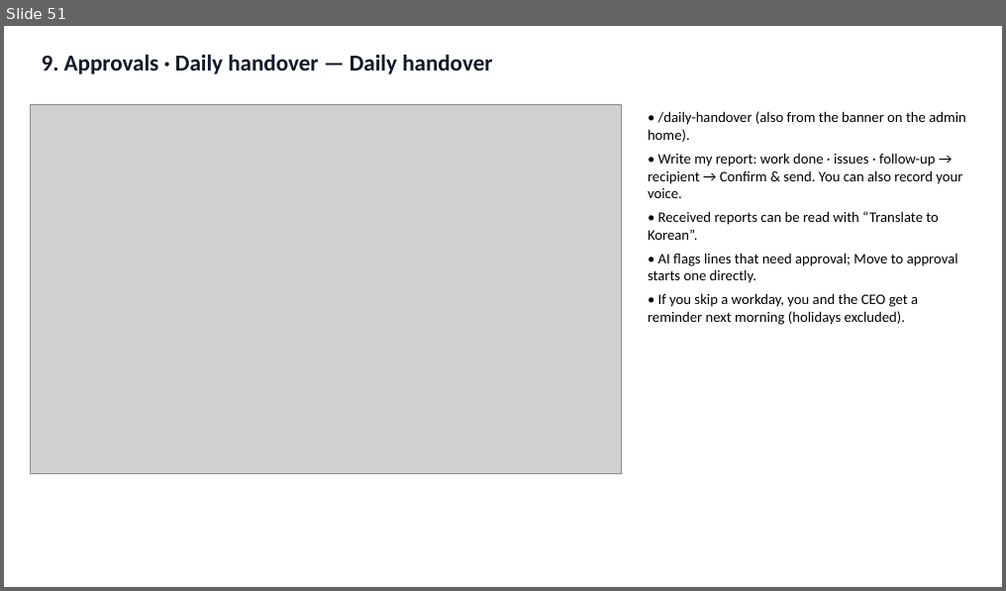
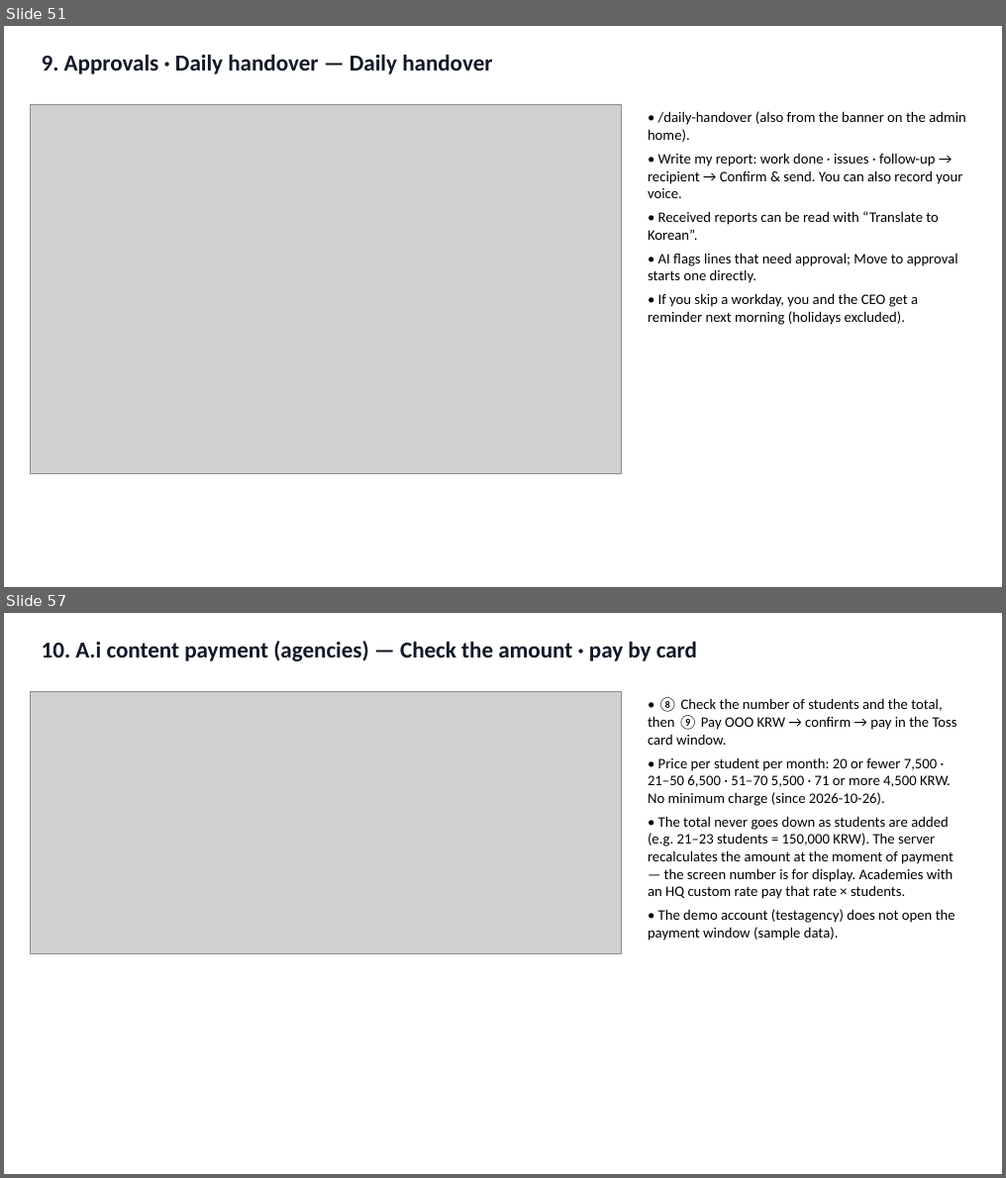
Before and after one commit to navy111p-sudo/mangoiweb, a slide deck: cloudflare-deploy/public/library/admin/admin-en.pptx. Shown one above the other, each under a label of ours: slide 51 before the commit, slides 51 and 57 after it; the slides between them are not shown. The pictures are 1006x591 and 1006x1178 pixels, drawn with LibreOffice and Linux fonts; fonts in the diff are those of the drawing; grey boxes stand for pictures. Boxes give left, top, right and bottom in pixels: in the first picture for what was removed or moved away, otherwise in the second. Text is boxed around its words. In the diff, an @@ line names an element or a change of style, - is before the commit and + after.

```diff
--- a/cloudflare-deploy/public/library/admin/admin-en.pptx
+++ b/cloudflare-deploy/public/library/admin/admin-en.pptx
@@ slide 57 added at bbox=[4, 613, 1002, 1174], background #FFFFFF @@
@@ text added at bbox=[42, 641, 697, 662], 22 pt, text #111827, bold @@
+10. A.i content payment (agencies) — Check the amount · pay by card
@@ picture added at bbox=[30, 691, 622, 955] @@
@@ text added at bbox=[648, 697, 957, 941], 14 pt, text #000000 @@
+• ⑧ Check the number of students and the total, then ⑨ Pay OOO KRW → confirm → pay in the Toss card window.
+• Price per student per month: 20 or fewer 7,500 · 21–50 6,500 · 51–70 5,500 · 71 or more 4,500 KRW. No minimum charge (since 2026-10-26).
+• The total never goes down as students are added (e.g. 21–23 students = 150,000 KRW). The server recalculates the amount at the moment of payment — the screen number is for display. Academies with an HQ custom rate pay that rate × students.
+• The demo account (testagency) does not open the payment window (sample data).
```
Also in this commit, not shown: 3 slides changed, 6 other slides added, 21 other files.
